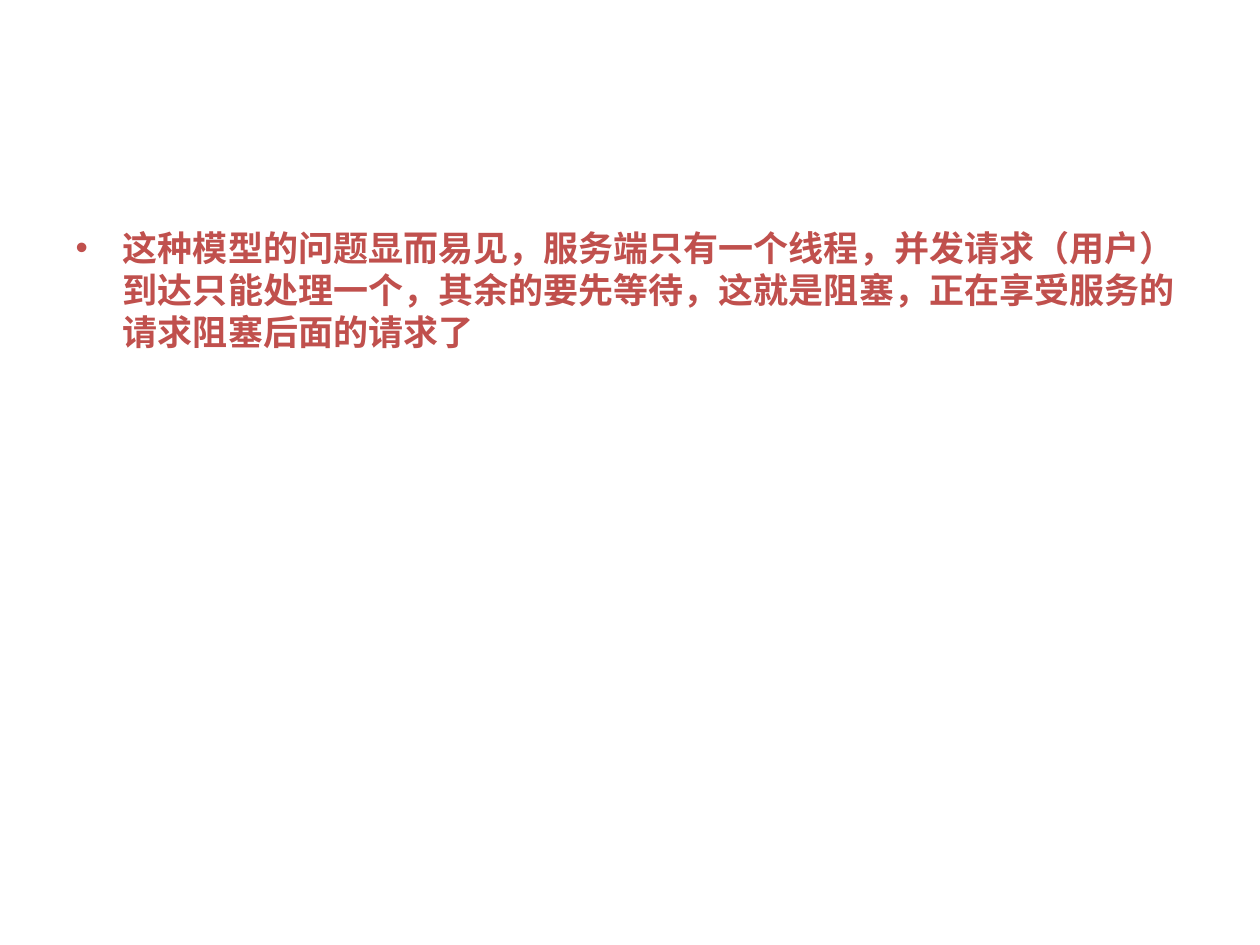
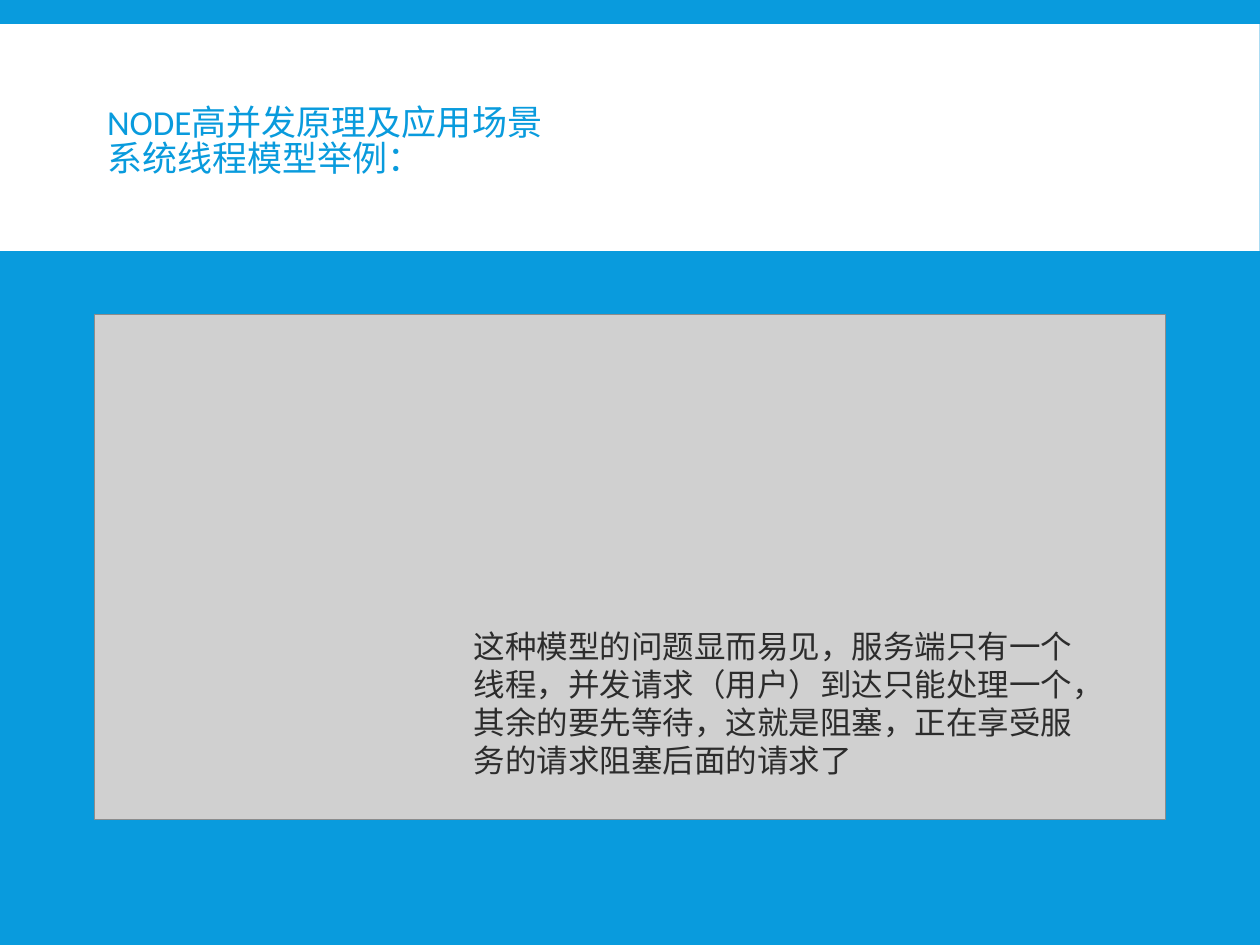
Before and after one commit to xiayu1986/webLearn, a slide deck: slide 8 of mix/技术分享/NODE技术分享.pptx (slide 4 before the commit). Drawn at 1260x945 pixels with LibreOffice and Linux fonts; fonts in the diff are those of the drawing; grey boxes stand for pictures. Boxes give left, top, right and bottom in pixels: in the first picture for what was removed or moved away, otherwise in the second. Text is boxed around its words. In the diff, an @@ line names an element or a change of style, - is before the commit and + after.

```diff
--- a/mix/技术分享/NODE技术分享.pptx
+++ b/mix/技术分享/NODE技术分享.pptx
@@ background #FFFFFF to #099BDD @@
@@ rectangle added at (x1=0, y1=24, x2=1260, y2=251), fill #FFFFFF @@
@@ title added at (x1=107, y1=107, x2=542, y2=174), 20 pt, text #099BDD @@
+NODE高并发原理及应用场景
+系统线程模型举例：
@@ picture added at (x1=94, y1=315, x2=1166, y2=819) @@
@@ text "这种模型的问题显而易见，服务端只有一个线程，并发请求（用户）到达只能处理一个，其余的要先等待，这就是阻塞，正在享受服务的 ..." moved from (x1=123, y1=231, x2=1175, y2=348) to (x1=474, y1=631, x2=1104, y2=775) @@
@@ text "这种模型的问题显而易见，服务端只有一个线程，并发请求（用户）到达只能处理一个，其余的要先等待，这就是阻塞，正在享受服务的 ..." at (x1=474, y1=631, x2=1104, y2=775): size 20 to 18 pt, text colour #C0504D to #2C2C2C, bold off; bullet • to none; less space between paragraphs @@
```
Also in this commit, not shown: 11 other slides changed, 6 slides added, 2 slides removed.
